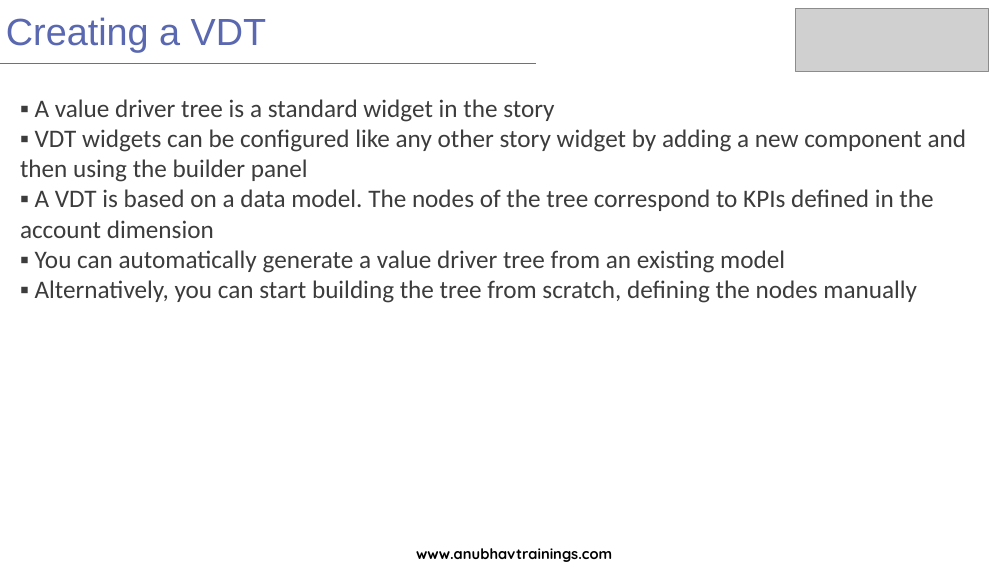
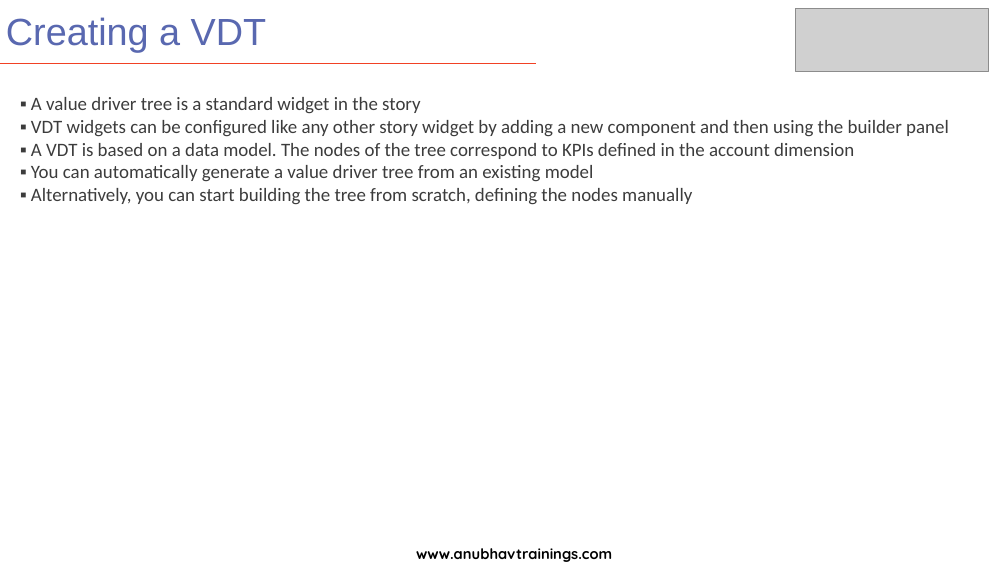
Before and after one commit to soyuztechnologies/SAC_SaamaTechnologies, a slide deck: slide 9 of day 6/SAC_Training Day 6.pptx. Drawn at 1008x567 pixels with LibreOffice and Linux fonts; fonts in the diff are those of the drawing; grey boxes stand for pictures. Boxes give left, top, right and bottom in pixels: in the first picture for what was removed or moved away, otherwise in the second. Text is boxed around its words. In the diff, an @@ line names an element or a change of style, - is before the commit and + after.

```diff
--- a/day 6/SAC_Training Day 6.pptx
+++ b/day 6/SAC_Training Day 6.pptx
@@ text "▪ A value driver tree ..." at bbox=[31, 97, 949, 205]: size 24 to 18 pt; alignment left to justified @@
```
Also in this commit, not shown: 4 other slides changed.
